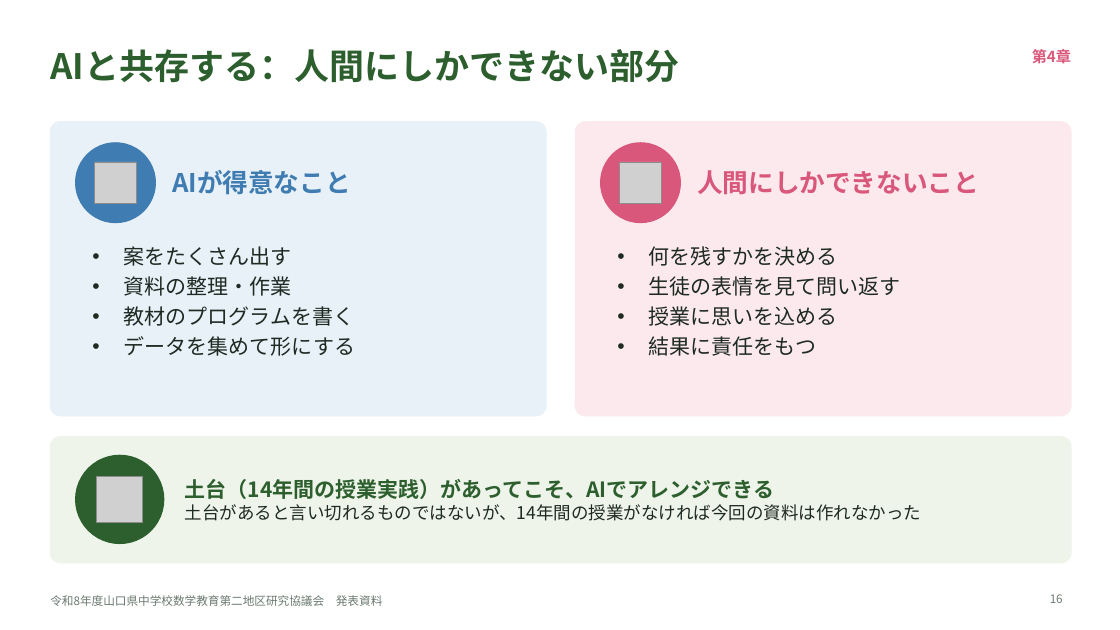
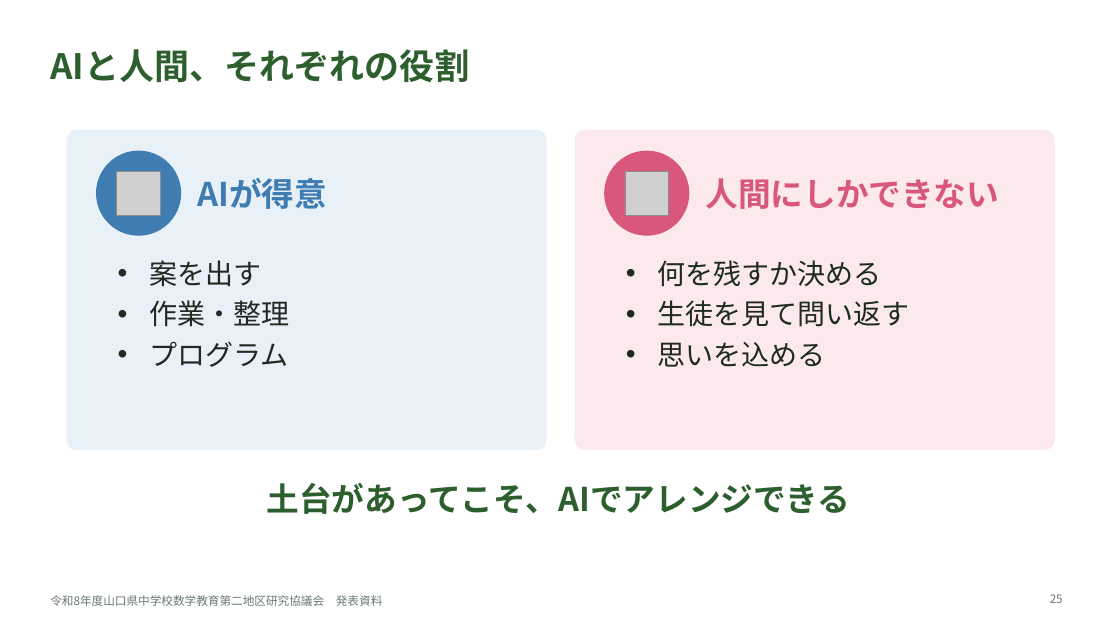
Before and after one commit to margiela14th-sudo/my-ai-project, a slide deck: slide 25 of 07_完成資料/県大会発表_生成AI授業再構築.pptx (slide 16 before the commit). Drawn at 1120x630 pixels with LibreOffice and Linux fonts; fonts in the diff are those of the drawing; grey boxes stand for pictures. Boxes give left, top, right and bottom in pixels: in the first picture for what was removed or moved away, otherwise in the second. Text is boxed around its words. In the diff, an @@ line names an element or a change of style, - is before the commit and + after.

```diff
--- a/07_完成資料/県大会発表_生成AI授業再構築.pptx
+++ b/07_完成資料/県大会発表_生成AI授業再構築.pptx
@@ title at (50,49,469,82): text changed @@
-AIと共存する：人間にしかできない部分
+AIと人間、それぞれの役割
@@ text removed at (1032,49,1071,64) @@
-第4章
@@ rounded rectangle: place and size @@
-rounded rectangle at (50,122,546,416)
+rounded rectangle at (67,130,546,450)
@@ rounded rectangle at (67,130,546,450): proportions changed @@
@@ rounded rectangle at (576,130,1054,450): proportions changed @@
@@ rounded rectangle: place and size @@
-rounded rectangle at (576,122,1071,416)
+rounded rectangle at (576,130,1054,450)
@@ ellipse: place and size @@
-ellipse at (76,143,155,223)
+ellipse at (97,151,181,235)
@@ picture: place and size @@
-picture at (95,162,136,203)
+picture at (117,171,160,215)
@@ text removed at (172,170,351,195) @@
-AIが得意なこと
@@ text added at (197,178,327,209), 28 pt, text #3E7CB1, bold @@
+AIが得意
@@ ellipse: place and size @@
-ellipse at (601,143,681,223)
+ellipse at (605,151,689,235)
@@ picture: place and size @@
-picture at (620,162,661,203)
+picture at (625,171,669,215)
@@ text at (706,178,1000,209): text changed; size 22 to 28 pt @@
-人間にしかできないこと
+人間にしかできない
@@ text at (149,260,289,367): text changed; size 18 to 24 pt @@
-• 案をたくさん出す
-• 資料の整理・作業
-• 教材のプログラムを書く
-• データを集めて形にする
+• 案を出す
+• 作業・整理
+• プログラム
@@ text at (657,260,909,367): text changed; size 18 to 24 pt @@
-• 何を残すかを決める
-• 生徒の表情を見て問い返す
-• 授業に思いを込める
-• 結果に責任をもつ
+• 何を残すか決める
+• 生徒を見て問い返す
+• 思いを込める
@@ rounded rectangle removed at (50,437,1071,563) @@
@@ text "土台があってこそ、AIでアレンジできる" at (267,483,851,514): vertical alignment middle to top @@
@@ ellipse removed at (76,455,164,544) @@
@@ picture removed at (97,476,143,523) @@
@@ text at (267,483,851,514): text changed; size 15 to 28 pt; text colour #1E2A22 to #2C5F2D; bold on @@
-土台（14年間の授業実践）があってこそ、AIでアレンジできる
-土台があると言い切れるものではないが、14年間の授業がなければ今回の資料は作れなかった
+土台があってこそ、AIでアレンジできる
@@ page number at (1050,594,1063,603): text changed @@
-16
+25
```
Also in this commit, not shown: 16 other slides changed, 14 slides added, 5 slides removed, 10 other files.
